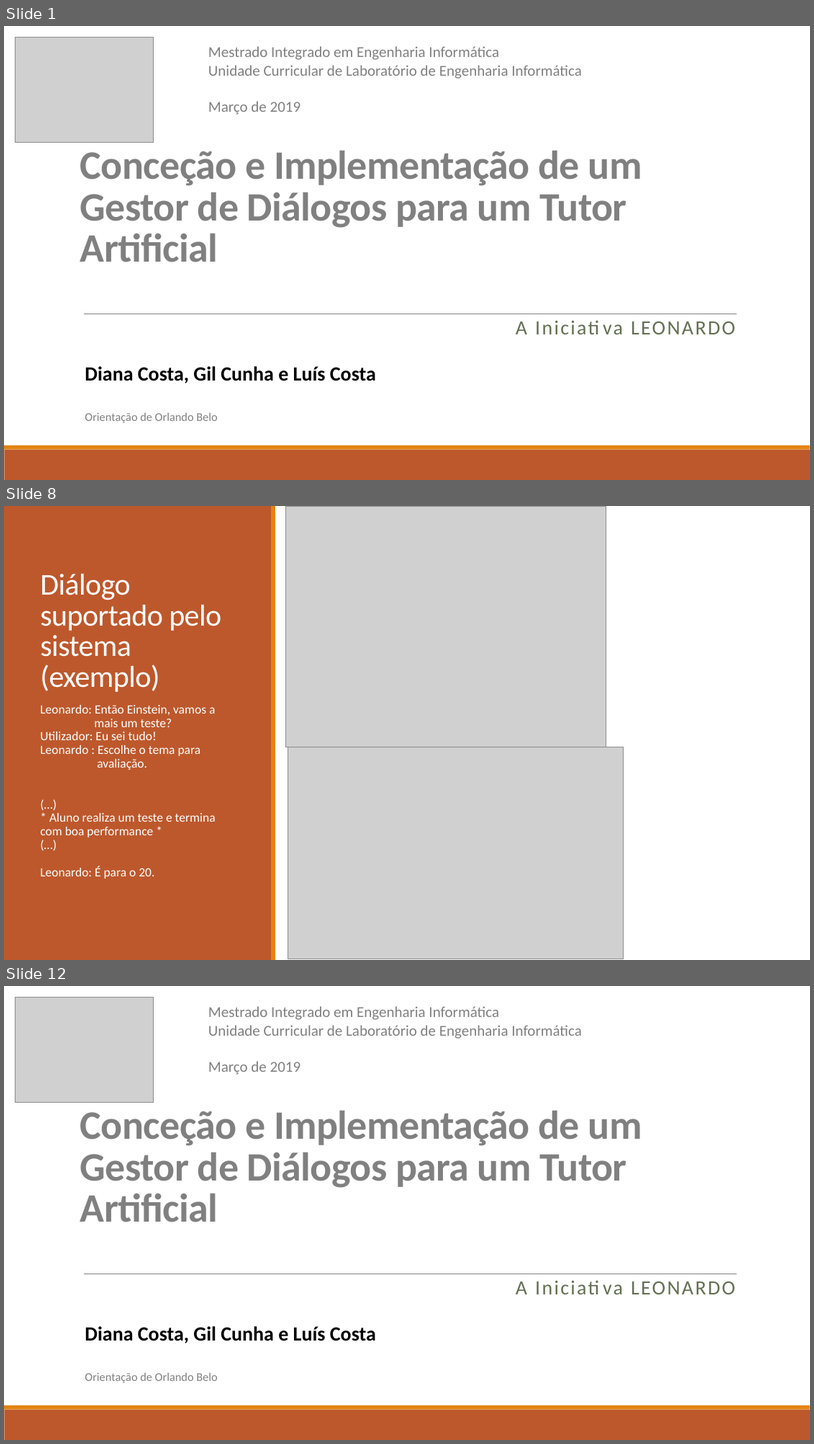
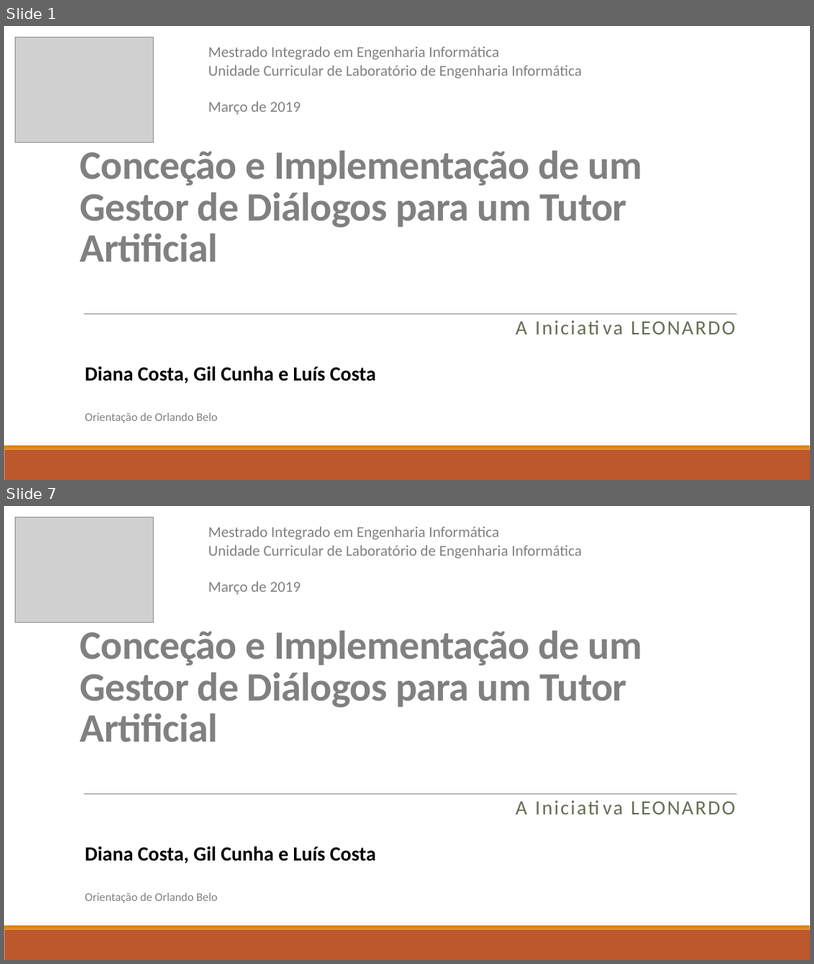
Before and after one commit to diisnc/Dialog_Agent_1819, a slide deck: Report/presentation_2_Luis.pptx. Shown one above the other, each under a label of ours: slides 1, 8 and 12 before the commit, slides 1 and 7 after it; the slides between them are not shown. The pictures are 814x1444 and 814x964 pixels, drawn with LibreOffice and Linux fonts; fonts in the diff are those of the drawing; grey boxes stand for pictures. Boxes give left, top, right and bottom in pixels: in the first picture for what was removed or moved away, otherwise in the second. Text is boxed around its words. In the diff, an @@ line names an element or a change of style, - is before the commit and + after.

```diff
--- a/Report/presentation_2_Luis.pptx
+++ b/Report/presentation_2_Luis.pptx
@@ slide 8 removed at [4, 506, 810, 960], background #FFFFFF @@
@@ rectangle removed at [4, 506, 272, 960] @@
@@ rectangle removed at [271, 506, 275, 960] @@
@@ picture removed at [286, 506, 607, 746] @@
@@ title removed at [40, 574, 221, 692] @@
-Diálogo suportado pelo sistema (exemplo)
@@ text removed at [40, 705, 216, 878] @@
-Leonardo: Então Einstein, vamos a
-mais um teste?
-Utilizador: Eu sei tudo!
-Leonardo : Escolhe o tema para
-avaliação.
-(…)
-* Aluno realiza um teste e termina com boa performance *
-(…)
-Leonardo: É para o 20.
@@ picture removed at [288, 746, 624, 958] @@
@@ what was slide 12 is now slide 7 @@
```
Also in this commit, not shown: 4 slides changed, 1 slide added, 5 other slides removed, 1 other file.
